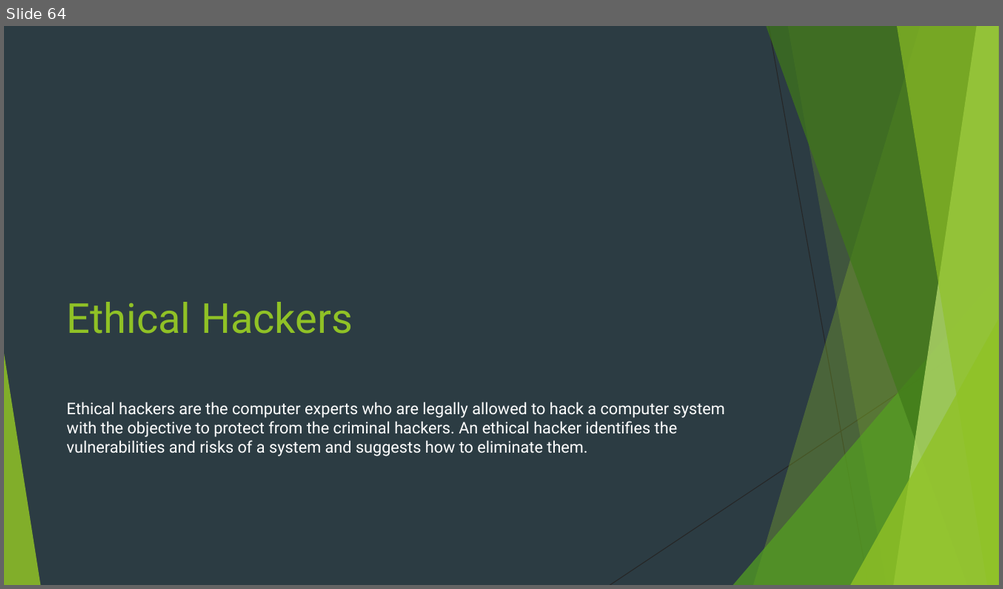
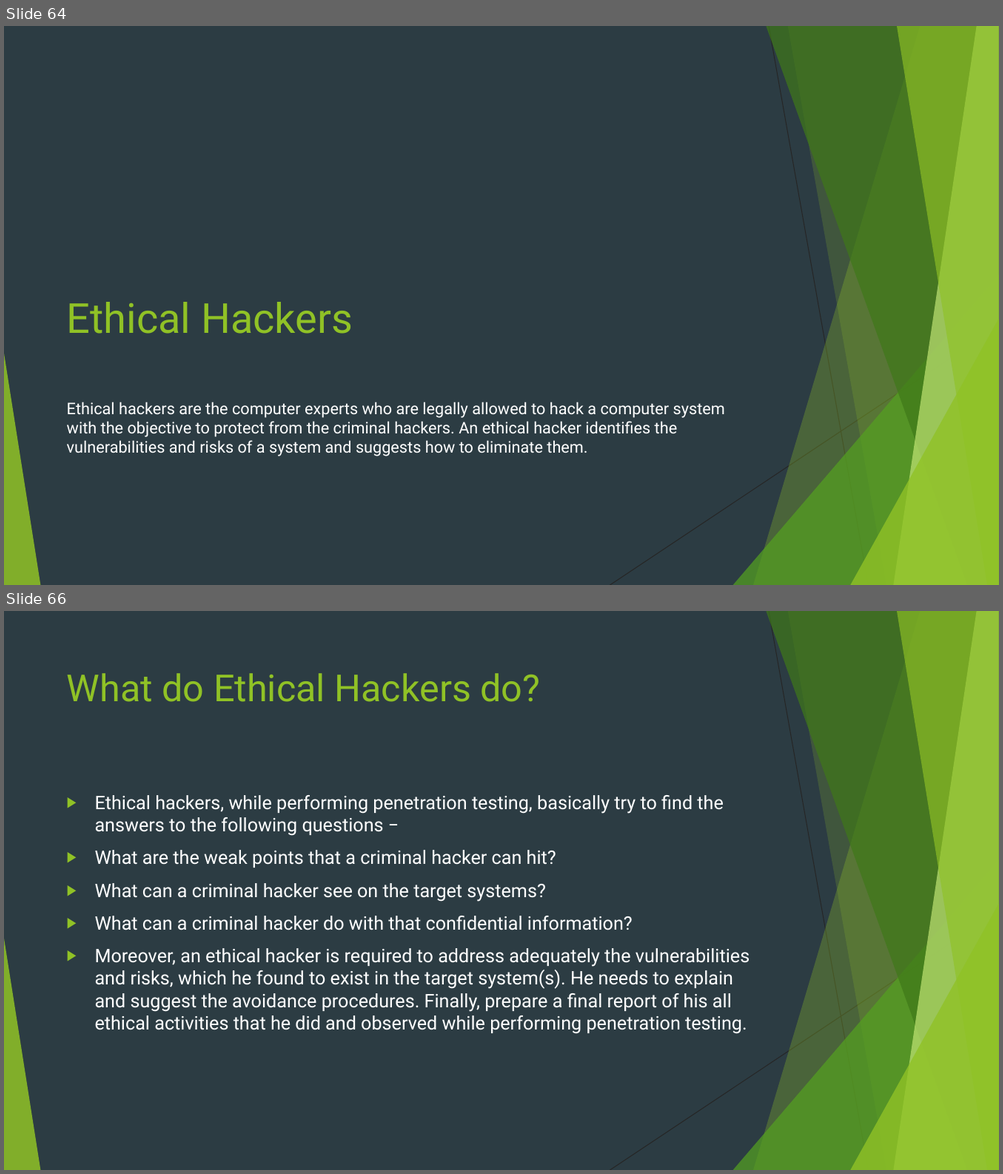
Before and after one commit to Navo26/SecurityTesting, a slide deck: PENETRATION TESTING.pptx. Shown one above the other, each under a label of ours: slide 64 before the commit, slides 64 and 66 after it; the slides between them are not shown. The pictures are 1003x589 and 1003x1174 pixels, drawn with LibreOffice and Linux fonts; fonts in the diff are those of the drawing. Boxes give left, top, right and bottom in pixels: in the first picture for what was removed or moved away, otherwise in the second. Text is boxed around its words. In the diff, an @@ line names an element or a change of style, - is before the commit and + after.

```diff
--- a/PENETRATION TESTING.pptx
+++ b/PENETRATION TESTING.pptx
@@ slide 66 added at (4, 611, 999, 1170), background #2C3C43; not listed: 10 template elements that a slide beside it also shows @@
@@ title added at (67, 673, 540, 702), 36 pt, text #90C226 @@
+What do Ethical Hackers do?
@@ text added at (95, 795, 749, 1034), 18 pt, text #FFFFFF @@
+▶ Ethical hackers, while performing penetration testing, basically try to find the answers to the following questions −
+▶ What are the weak points that a criminal hacker can hit?
+▶ What can a criminal hacker see on the target systems?
+▶ What can a criminal hacker do with that confidential information?
+▶ Moreover, an ethical hacker is required to address adequately the vulnerabilities and risks, which he found to exist in the target system(s). He needs to explain and suggest the avoidance procedures. Finally, prepare a final report of his all ethical activities that he did and observed while performing penetration testing.
```
Also in this commit, not shown: 6 other slides added.
